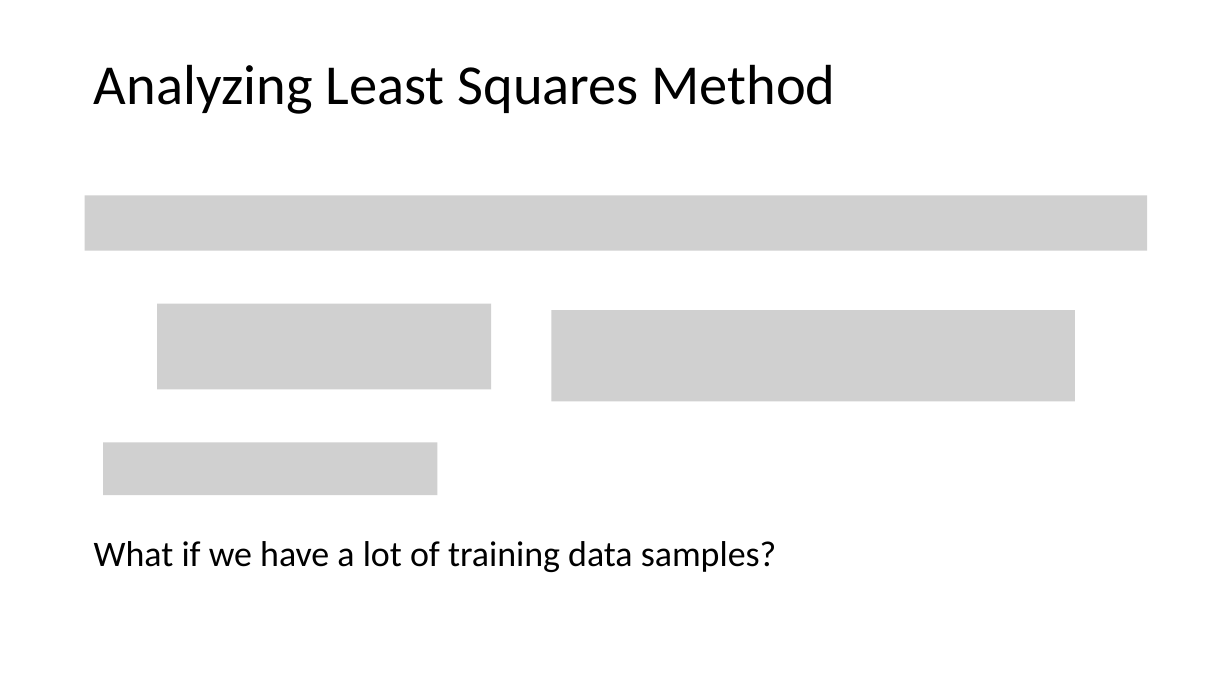
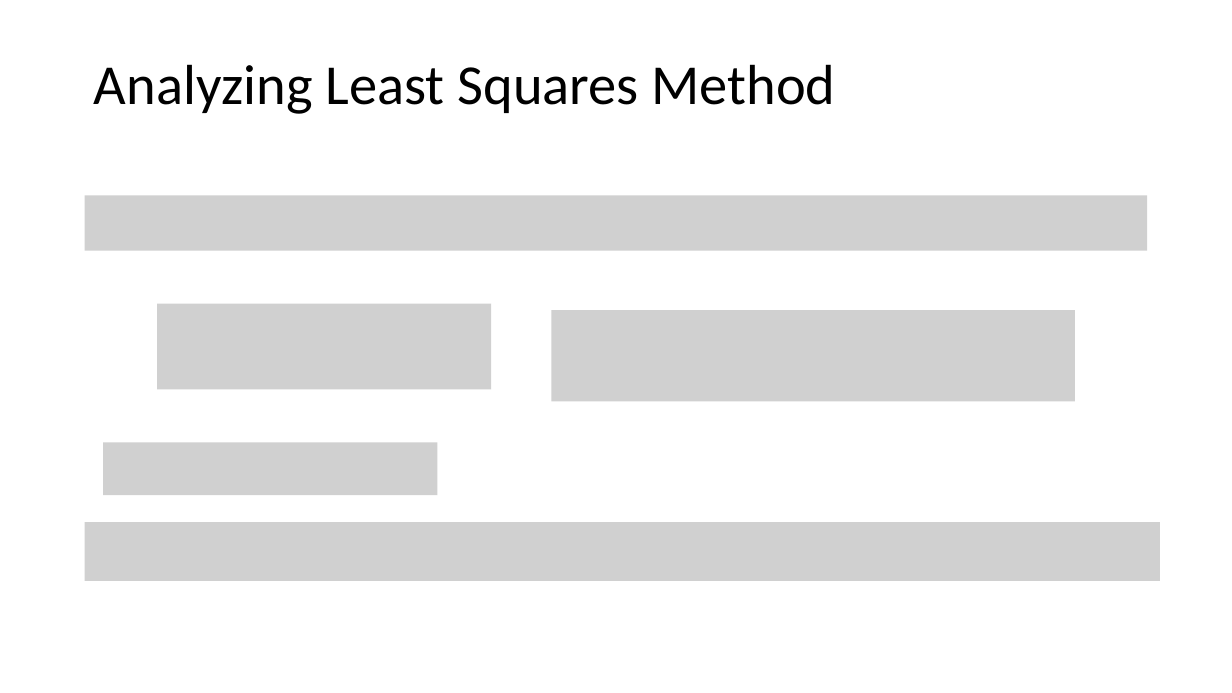
Before and after one commit to tianzheng4/tianzheng4.github.io, a slide deck: slide 12 of _umkc-teaching/slides/Lecture3.pptx. Drawn at 1232x693 pixels with LibreOffice and Linux fonts; fonts in the diff are those of the drawing; grey boxes stand for pictures. Boxes give left, top, right and bottom in pixels: in the first picture for what was removed or moved away, otherwise in the second. Text is boxed around its words. In the diff, an @@ line names an element or a change of style, - is before the commit and + after.

Commit message:
update the lectures

```diff
--- a/_umkc-teaching/slides/Lecture3.pptx
+++ b/_umkc-teaching/slides/Lecture3.pptx
@@ picture added at (85,522,1161,581) @@
@@ text removed at (94,541,777,572) @@
-What if we have a lot of training data samples?
```
Also in this commit, not shown: 3 other slides changed, 1 other file.
